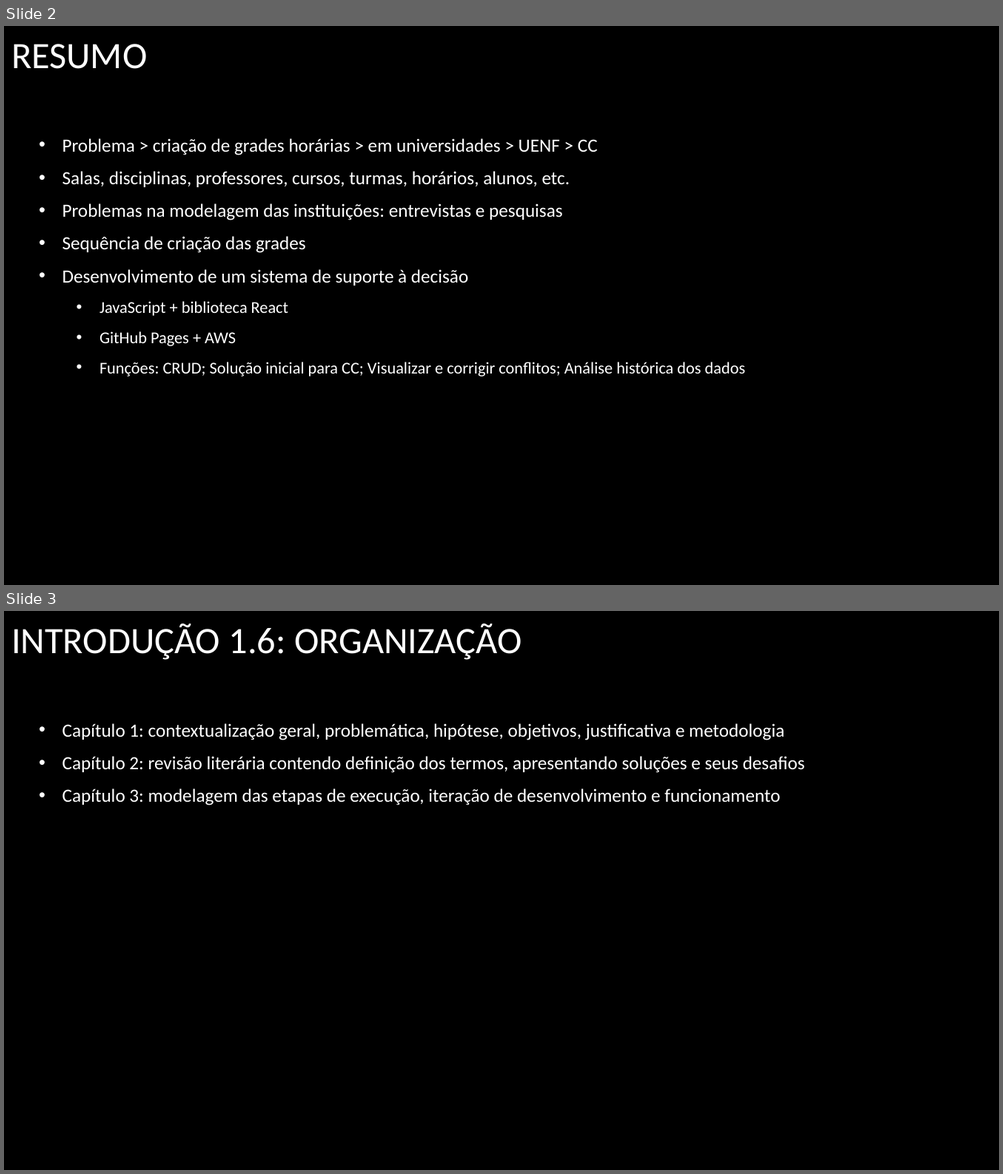
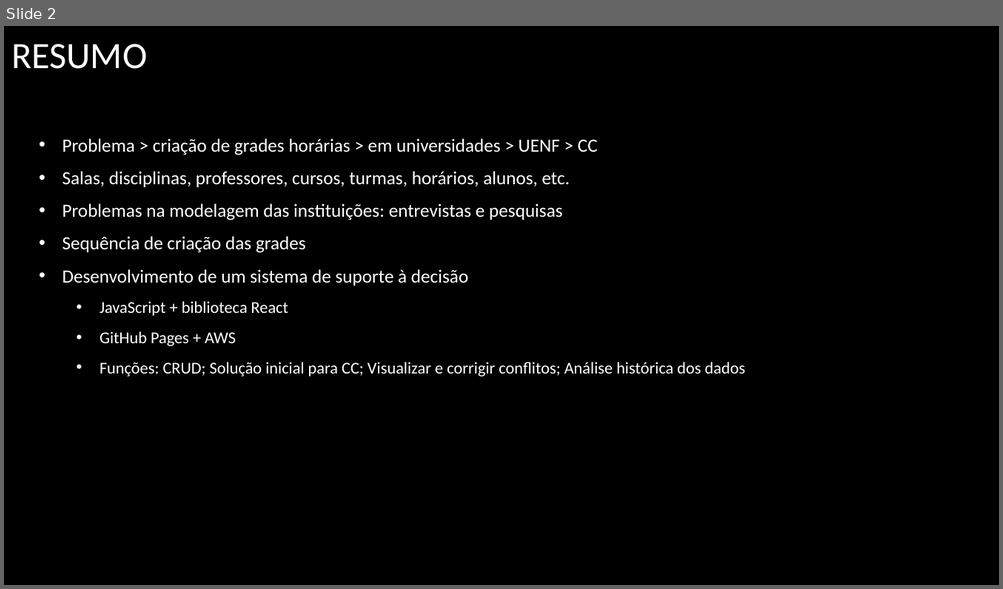
Before and after one commit to UENF-Organizacao-de-Disciplinas/INF01131-Monografia, a slide deck: Files/Apresentações/Apresentação Final.pptx. Shown one above the other, each under a label of ours: slides 2 and 3 before the commit, slide 2 after it. The pictures are 1003x1174 and 1003x589 pixels, drawn with LibreOffice and Linux fonts; fonts in the diff are those of the drawing; background and template pictures are left out. Boxes give left, top, right and bottom in pixels: in the first picture for what was removed or moved away, otherwise in the second. Text is boxed around its words. In the diff, an @@ line names an element or a change of style, - is before the commit and + after.

```diff
--- a/Files/Apresentações/Apresentação Final.pptx
+++ b/Files/Apresentações/Apresentação Final.pptx
@@ slide 3 removed at box(4, 611, 999, 1170), background picture (left out) @@
@@ text removed at box(11, 624, 521, 660) @@
-INTRODUÇÃO 1.6: ORGANIZAÇÃO
@@ text removed at box(62, 723, 805, 806) @@
-• Capítulo 1: contextualização geral, problemática, hipótese, objetivos, justificativa e metodologia
-• Capítulo 2: revisão literária contendo definição dos termos, apresentando soluções e seus desafios
-• Capítulo 3: modelagem das etapas de execução, iteração de desenvolvimento e funcionamento
```
Also in this commit, not shown: 9 slides changed, 6 slides added, 3 other slides removed.
